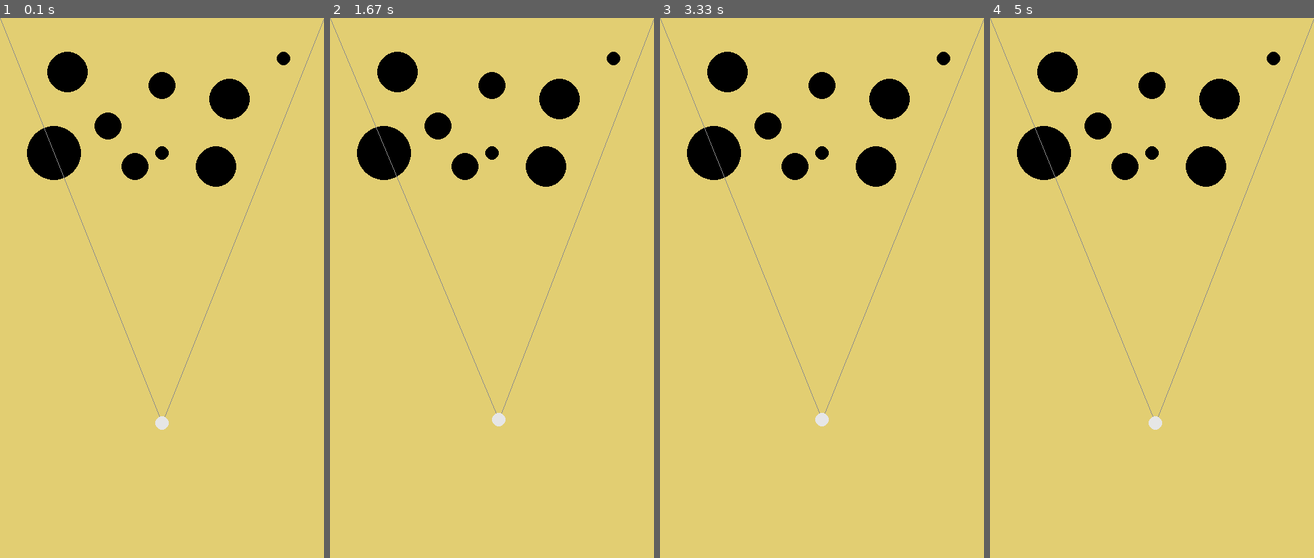
Above: before the commit, frames 1-4 (left to right).
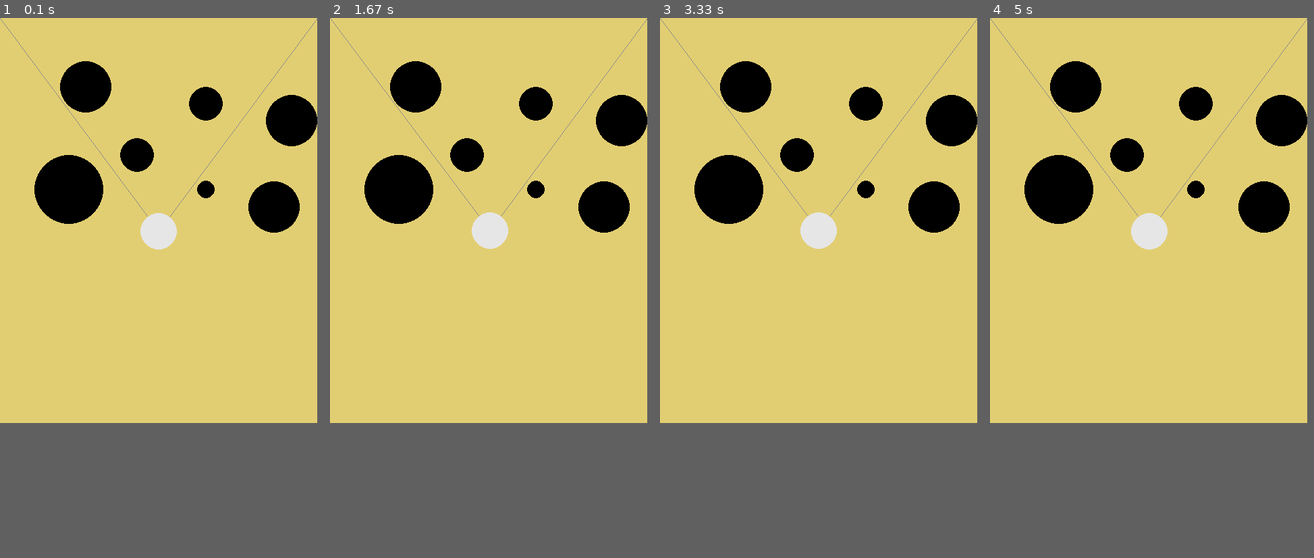
Above: after the commit, the same moments.

Repository: tomcunn/SwissCheese
Game: pygame game, started from Pygame/pygame_env.py
Same seed, same stepped clock (60 frames per second), same inputs: the game is played once before the commit and once after it.
Inputs:
- Up to frame 1 (0.1 s): no input
- Up to frame 2 (1.67 s): hold Right 0.33-0.8 s; hold Up 0.83-1.13 s; hold Right 1.17-1.63 s
- Up to frame 3 (3.33 s): hold Left 1.67-2.2 s; hold Down 2.23-2.53 s; hold Left 2.57-2.97 s; hold Up from 3 s (still down)
- Up to frame 4 (5 s): release Up at 3.37 s; hold Right 3.4-4.03 s; hold Down 4.07-4.43 s; hold Left 4.47-4.93 s; hold Right from 4.97 s (still down)
In our replay, the window is 480x800 before the commit and 470x600 after it. These sizes can differ from the game's own. Grey fills any space a smaller window leaves; there, only what the larger window draws over its background counts as a difference.

The runs differ from the first frame. In frame 1, 10% of the frame differs, in the area x 0-100%, y 0-77%; in frame 2, 10%; in frame 3, 10%; in frame 4, 10%.

Commit message:
Updated from english to metric for units

Diff:
--- a/Pygame/pygame_env.py
+++ b/Pygame/pygame_env.py
@@ -18,54 +18,63 @@
 GREY = (140,140,140)
 
 # Creating a board that is 30" Wide by 48" tall.
-# Scale is # of pixels per inch
-scale = 20
-height = 40 * scale
-width = 24 * scale
+# 1 pixel per mm
+height = 600
+width = 470
 
 #setup the position of the actuators
 #Compute everything in inches, then scale later
 A = ((0,0))
-B = ((30, 0))
-L_a = 40
-L_b = 40
-L_c = 24
-current_position_x = 12
-current_position_y = 30
+B = ((470, 0))
+AD = 394
+BD = 394
+AB = 470
+current_position_x = 235
+current_position_y = 316
 
 
 #Create a list of circles
 #(center x, center y, radius)
-circle_def_list = [(5,4,1.5),
-                   (12,5,1),
-                   (17,6,1.5),
-                   (21,3,0.5),
-                   (4,10,2),
-                   (8,8,1),
-                   (12,10,0.5),
-                   (16,11,1.5),
-                   (10,11,1.0)]
+circle_def_list = [(127,102,38),
+                   (305,127,25),
+                   (432,152,38),
+                   (533,76,13),
+                   (102,254,51),
+                   (203,203,25),
+                   (305,254,13),
+                   (406,280,38)]
 
 DISPLAYSURF = pygame.display.set_mode((width,height))
 pygame.display.set_caption("Jeu Gruyere")
 DISPLAYSURF.fill(WOOD)
 
-#Given the lengths of the strings (L_a and L_b) and the distance between the two (L_c)
-#compute the x,y (0,0) is top left
-def ForwardKinematics(L_a,  L_b,  L_c):
+#Kinematics (distance in mm)
+#  A(0,0)        B(470,0)
+#   A          B
+#     \       /
+#      \     /
+#       \   /
+#         D
+#Given x,y, find the distances AD, BD
+def ForwardKinematics(AD,  BD,  AB):
     #Compute the angle of A
-    Angle_A = ((L_b*L_b)+(L_c*L_c)-(L_a*L_a))/(2*L_b*L_c)
-    Angle_A = math.acos(Angle_A)
-    #Compute the x,y based on a triangle
-    x = math.cos(Angle_A)*L_b
-    y = math.sin(Angle_A)*L_b
+    AD2 = AD * AD
+    BD2 = BD * BD
+
+    x = (AD2 - BD2 + (Bx_distance * Bx_distance)) / (2 * Bx_distance)
+    y2 =  AD2 - (x * x);
+
+    y = math.sqrt(y2)
+
     return x,y
 
 #Given x,y (0,0) is top left and the length between the two joints, compute the L_a and L_b
-def InverseKinematics(x,y,L_c):
-    L_a = math.sqrt(x*x+y*y)
-    L_b = math.sqrt((L_c-x)*(L_c-x)+y*y)
-    return L_a, L_b
+def InverseKinematics(x,y,AB):
+    x2 = x * x;
+    y2 = y * y;
+    AD = math.sqrt(x2+y2)
+    BD = math.sqrt((AB-x)*(AB-x)+y2);
+    return AD, BD
 
 def DetectFall(x,y,circle_x,circle_y, circle_r):
 
@@ -85,10 +94,10 @@
 while True:
     if(KINEMATICS_TYPE == 'FORWARD'):
         #Compute the position of the ball based on the line lengths
-        current_position_x,current_position_y = ForwardKinematics(L_a,L_b,L_c)
+        current_position_x,current_position_y = ForwardKinematics(AD,BD,AB)
     else:
         #Testing the inverse kinematics
-        L_a, L_b = InverseKinematics(current_position_x,current_position_y,L_c)
+        AD, BD = InverseKinematics(current_position_x,current_position_y,AB)
 
     DISPLAYSURF.fill(WOOD)
 
@@ -100,28 +109,28 @@
 
         if ((event.type == pygame.KEYDOWN) and (KINEMATICS_TYPE == 'FORWARD')):
             if event.key == pygame.K_q:
-               L_b -= 0.25
+               BD -= 1
             if event.key == pygame.K_w:
-               L_a -= 0.25
+               AD -= 1
             if event.key == pygame.K_a:
-               L_b += 0.25
+               BD += 1
             if event.key == pygame.K_s:
-               L_a += 0.25
+               AD += 1
         elif ((event.type == pygame.KEYDOWN) and (KINEMATICS_TYPE == 'INVERSE')):
             if event.key == pygame.K_UP:
-               current_position_y -= 0.25
+               current_position_y -= 1
             if event.key == pygame.K_DOWN:
-               current_position_y += 0.25
+               current_position_y += 1
             if event.key == pygame.K_RIGHT:
-               current_position_x += 0.25
+               current_position_x += 1
             if event.key == pygame.K_LEFT:
-               current_position_x -= 0.25
+               current_position_x -= 1
 
-    #Scale from inches to pixels for drawing
-    current_position = ((scale * current_position_x, scale * current_position_y))
+    #Scale from mm to pixels for drawing
+    current_position = ((current_position_x,current_position_y))
 
     #Debugging
-    print(L_a,L_b,current_position_x,current_position_y)
+    print(AD,BD,current_position_x,current_position_y)
 
     #Draw the failure areas
     for a in range(0,len(circle_def_list)):
@@ -137,12 +146,12 @@
           color = RED
         else:
           color = BLACK
-        pygame.draw.circle(DISPLAYSURF, color, (x*scale,y*scale), r*scale)
+        pygame.draw.circle(DISPLAYSURF, color, (x,y), r)
 
     # Draw a the ball and lines
     pygame.draw.line(DISPLAYSURF, GREY, (0,0),current_position,1)
     pygame.draw.line(DISPLAYSURF, GREY, (width,0),current_position, 1)
-    pygame.draw.circle(DISPLAYSURF, WHITE, current_position, 10)
+    pygame.draw.circle(DISPLAYSURF, WHITE, current_position, 27)
 
 
     # Flip the display
